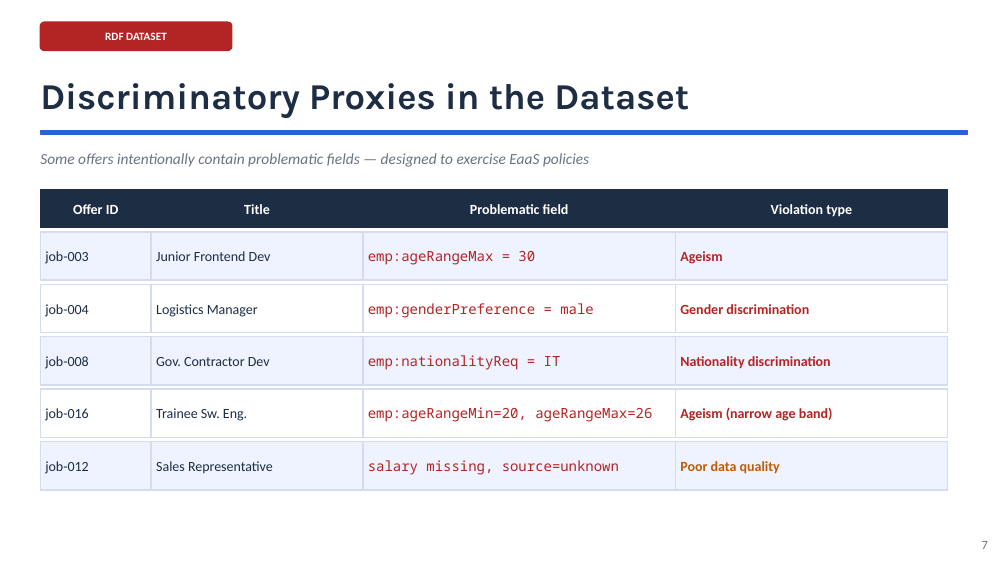
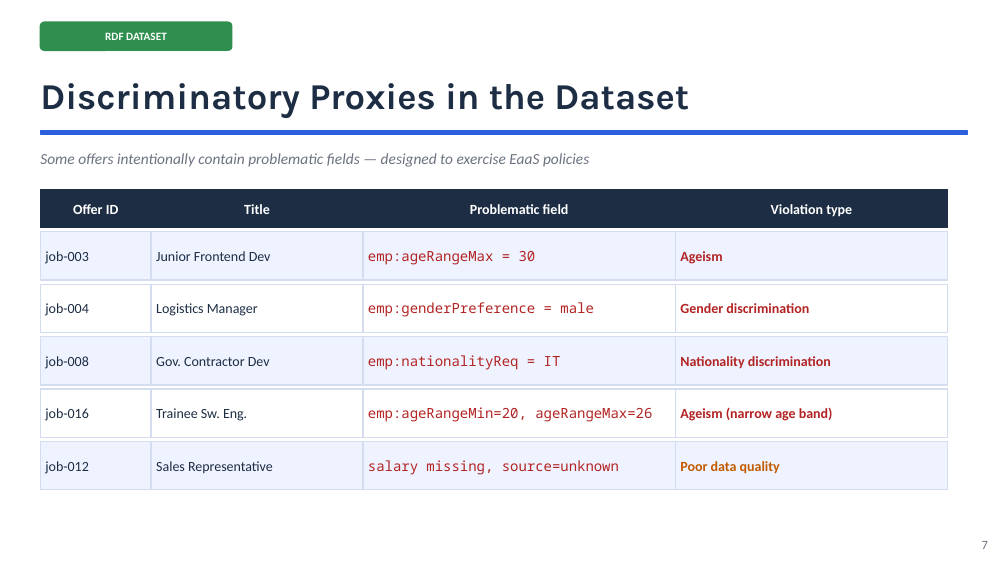
Before and after one commit to ediscota/SOSE-Homework, a slide deck: slide 13 of slides/SoSE-Employment-DaaS-EaaS.pptx. Drawn at 1008x567 pixels with LibreOffice and Linux fonts; fonts in the diff are those of the drawing. Boxes give left, top, right and bottom in pixels: in the first picture for what was removed or moved away, otherwise in the second. Text is boxed around its words. In the diff, an @@ line names an element or a change of style, - is before the commit and + after.

```diff
--- a/slides/SoSE-Employment-DaaS-EaaS.pptx
+++ b/slides/SoSE-Employment-DaaS-EaaS.pptx
@@ rounded rectangle at box(40, 22, 232, 50): fill #B32424 to #2F8F4E; outline #B32424 1 pt to #2F8F4E 1 pt @@
```
Also in this commit, not shown: 1 other slide changed.
